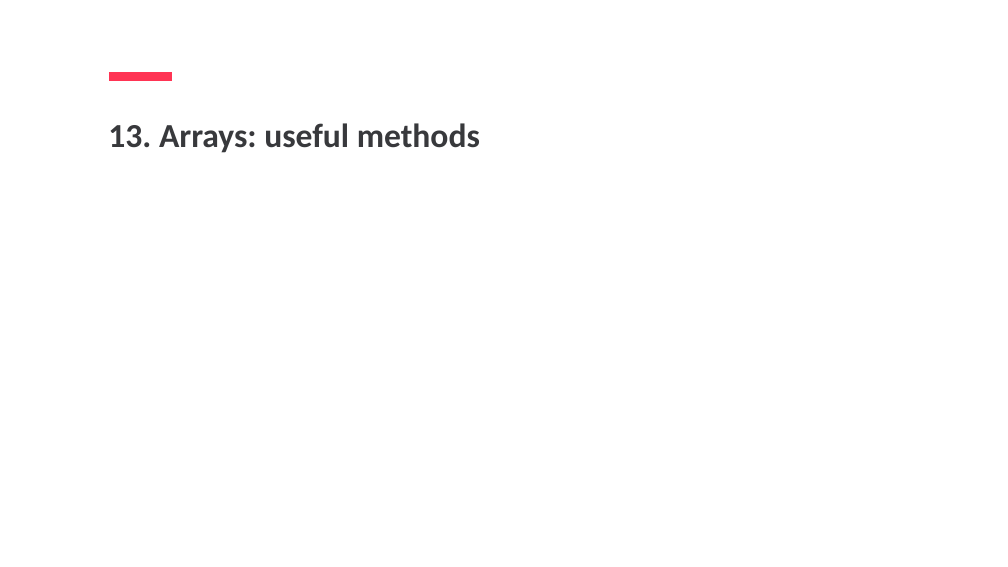
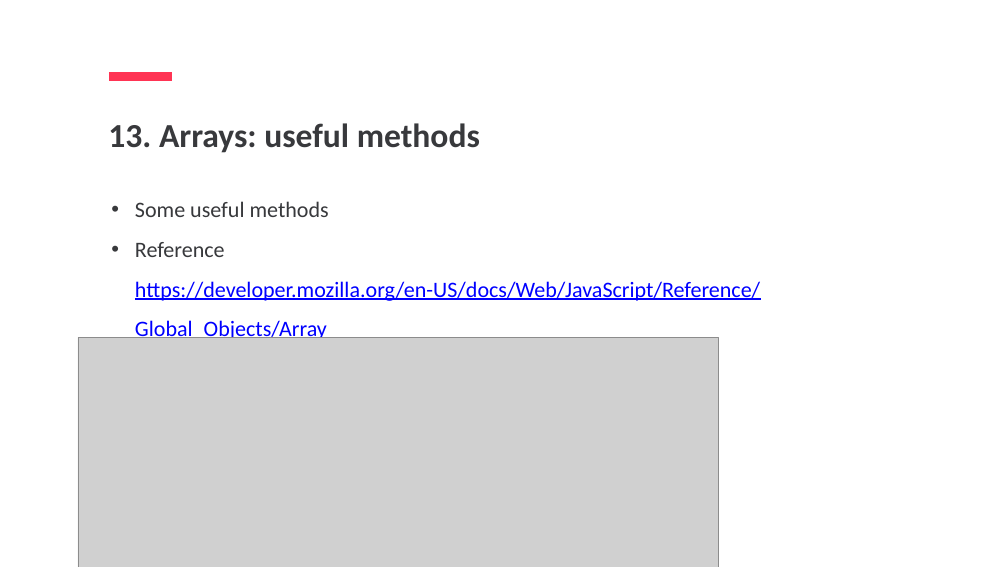
Before and after one commit to jpotapova/js-lecture-1, a slide deck: slide 61 of JS1-Jelizaveta-Potapova.pptx. Drawn at 1008x567 pixels with LibreOffice and Linux fonts; fonts in the diff are those of the drawing; grey boxes stand for pictures. Boxes give left, top, right and bottom in pixels: in the first picture for what was removed or moved away, otherwise in the second. Text is boxed around its words. In the diff, an @@ line names an element or a change of style, - is before the commit and + after.

```diff
--- a/JS1-Jelizaveta-Potapova.pptx
+++ b/JS1-Jelizaveta-Potapova.pptx
@@ text added at box(135, 201, 760, 343), 42 pt, text #0000FF, underline @@
+• Some useful methods
+• Reference
+  https://developer.mozilla.org/en-US/docs/Web/JavaScript/Reference/Global_Objects/Array
@@ picture added at box(78, 338, 718, 567) @@
```
Also in this commit, not shown: 4 other slides changed, 4 slides added.
